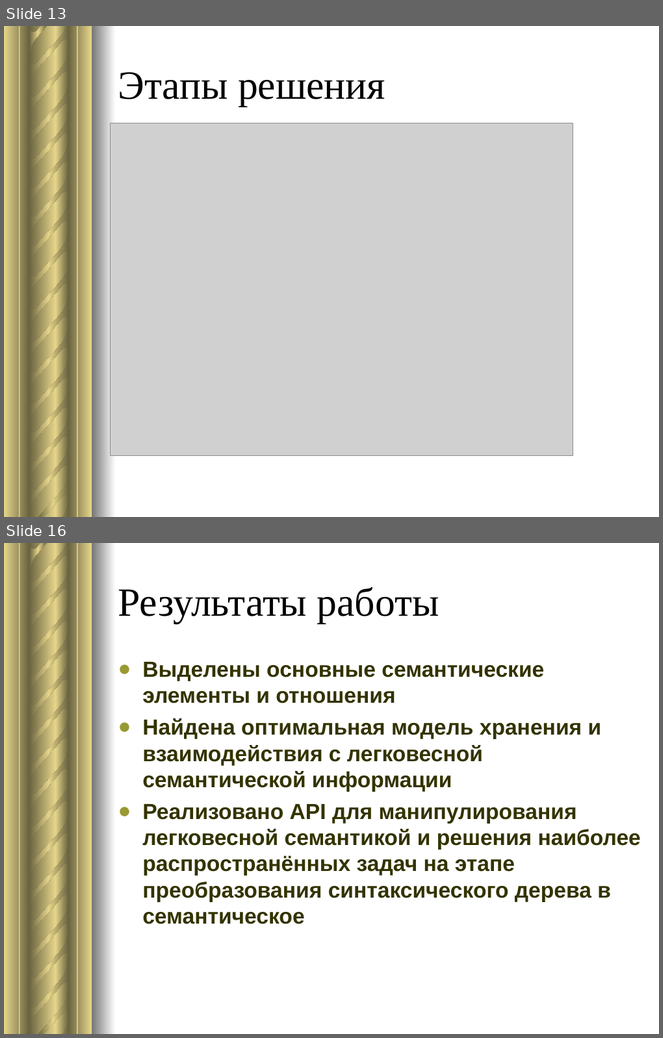
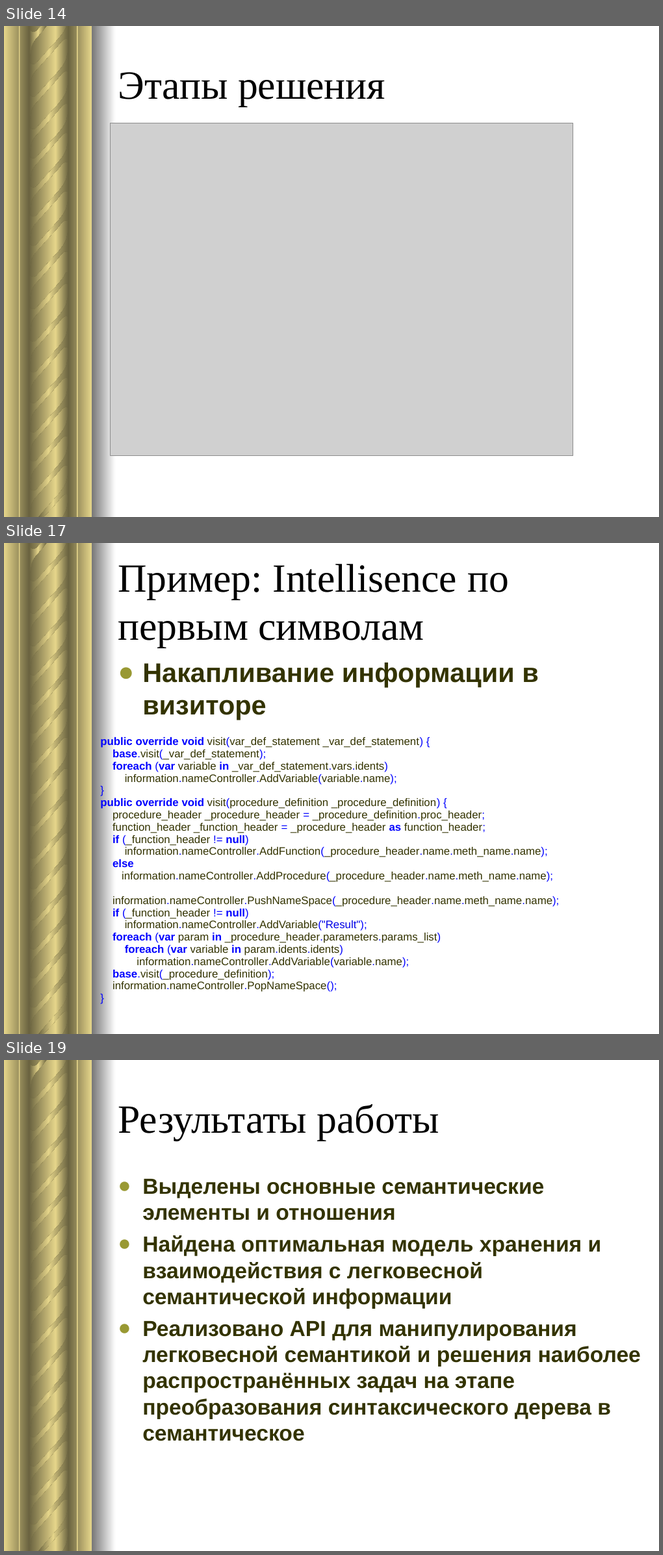
Before and after one commit to voloshinbogdan/LightSemantic, a slide deck: Presentation/НАКОПЛЕНИЕ ЛЕГКОВЕСНОЙ СЕМАНТИЧЕСКОЙ ИНФОРМАЦИИ ПО СИНТАКСИЧЕСКОМУ ДЕРЕВУ.ppt. Shown one above the other, each under a label of ours: slides 13 and 16 before the commit, slides 14, 17 and 19 after it; the slides between them are not shown. The pictures are 663x1038 and 663x1555 pixels, drawn with LibreOffice and Linux fonts; fonts in the diff are those of the drawing; grey boxes stand for pictures. Boxes give left, top, right and bottom in pixels: in the first picture for what was removed or moved away, otherwise in the second. Text is boxed around its words. In the diff, an @@ line names an element or a change of style, - is before the commit and + after.

```diff
--- a/Presentation/НАКОПЛЕНИЕ ЛЕГКОВЕСНОЙ СЕМАНТИЧЕСКОЙ ИНФОРМАЦИИ ПО СИНТАКСИЧЕСКОМУ ДЕРЕВУ.ppt
+++ b/Presentation/НАКОПЛЕНИЕ ЛЕГКОВЕСНОЙ СЕМАНТИЧЕСКОЙ ИНФОРМАЦИИ ПО СИНТАКСИЧЕСКОМУ ДЕРЕВУ.ppt
@@ slide 17 added at [4, 543, 659, 1034], background #FFFFFF; not listed: 29 template elements that a slide beside it also shows @@
@@ title added at [118, 564, 509, 648], 44 pt, text #000000 @@
+Пример: Intellisence по первым символам
@@ text added at [142, 663, 538, 720], 29.6 pt, text #333300, bold @@
+● Накапливание информации в визиторе
@@ table added at [96, 732, 577, 1025], 1 rows, 1 columns @@
+public override void visit(var_def_statement _var_def_statement) { / base.visit(_var_def_statement); / foreach (var variable in _var_def_statement.vars.idents) / information.nameController.AddVariable(variable.name); / } / public override void visit(procedure_definition _procedure_definition) { / procedure_header _procedure_header = _procedure_definition.proc_header; / function_header _function_header = _procedure_header as function_header; / if (_function_header != null) / information.nameController.AddFunction(_procedure_header.name.meth_name.name); / else / information.nameController.AddProcedure(_procedure_header.name.meth_name.name); / information.nameController.PushNameSpace(_procedure_header.name.meth_name.name); / if (_function_header != null) / information.nameController.AddVariable("Result"); / foreach (var param in _procedure_header.parameters.params_list) / foreach (var variable in param.idents.idents) / information.nameController.AddVariable(variable.name); / base.visit(_procedure_definition); / information.nameController.PopNameSpace(); / }
@@ what was slide 13 is now slide 14 @@
@@ what was slide 16 is now slide 19 @@
```
Also in this commit, not shown: 5 slides changed, 2 other slides added, 2 other files.
